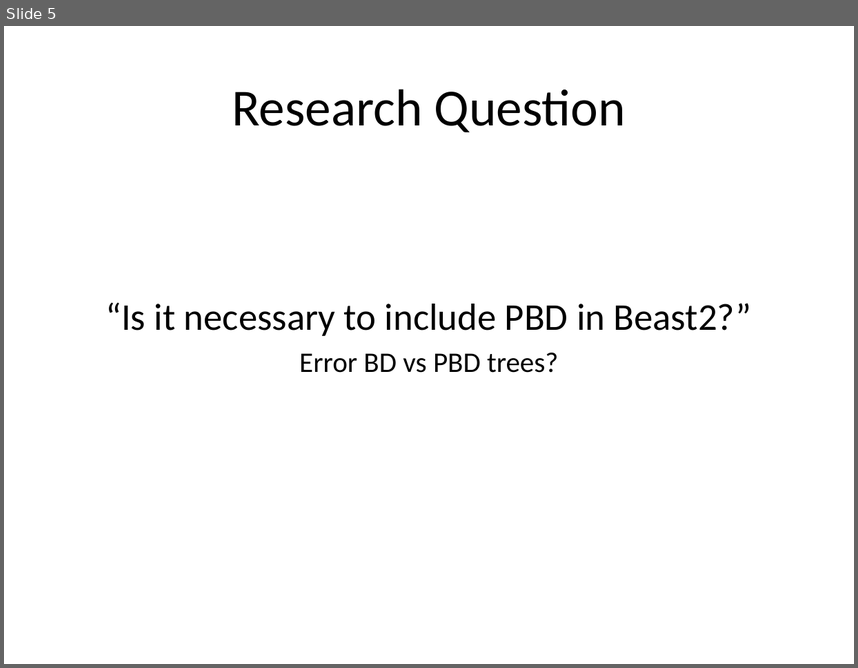
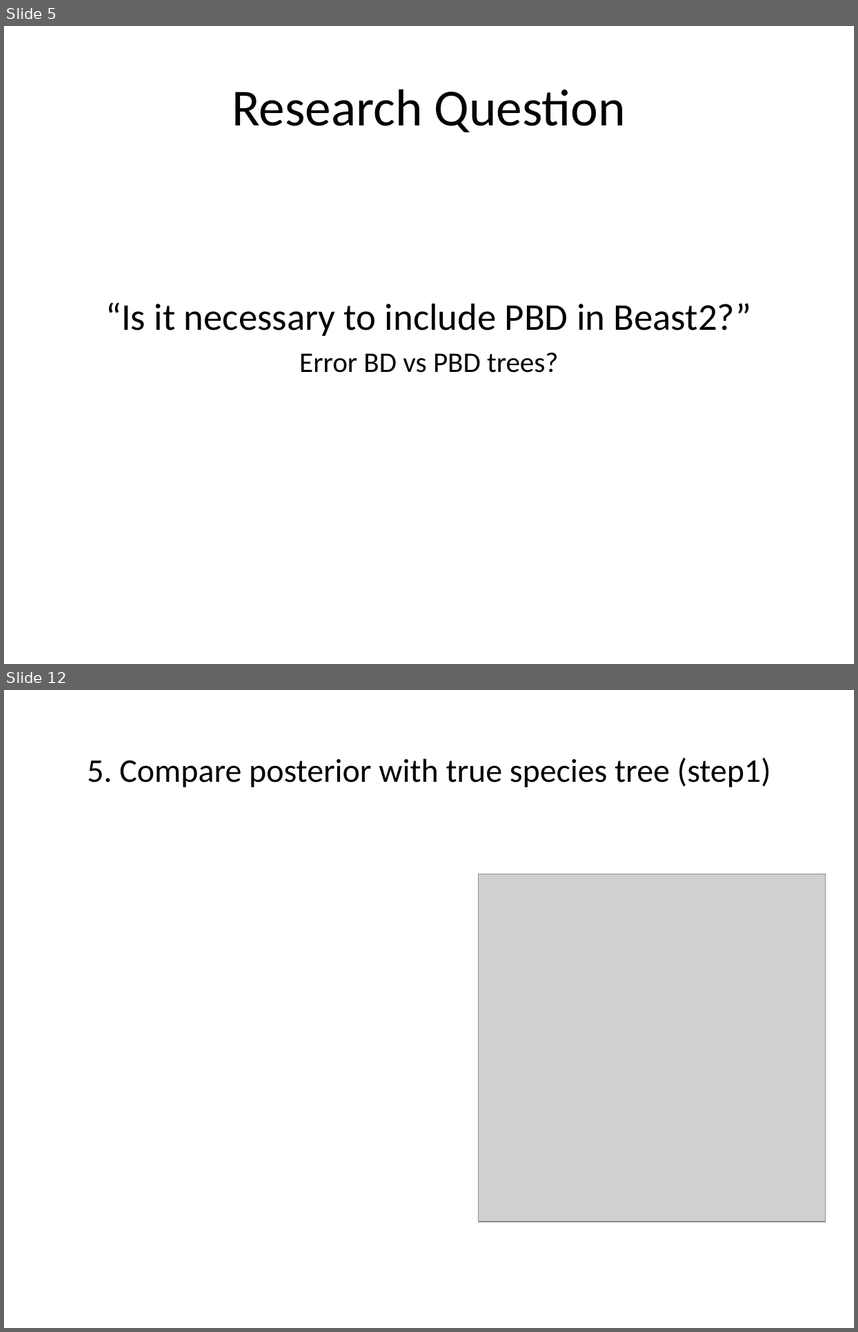
Before and after one commit to richelbilderbeek/Cer2016, a slide deck: doc/Cer2016_Femke Thon & Jolien Gay_V1.0.pptx. Shown one above the other, each under a label of ours: slide 5 before the commit, slides 5 and 12 after it; the slides between them are not shown. The pictures are 858x668 and 858x1332 pixels, drawn with LibreOffice and Linux fonts; fonts in the diff are those of the drawing; grey boxes stand for pictures. Boxes give left, top, right and bottom in pixels: in the first picture for what was removed or moved away, otherwise in the second. Text is boxed around its words. In the diff, an @@ line names an element or a change of style, - is before the commit and + after.

```diff
--- a/doc/Cer2016_Femke Thon & Jolien Gay_V1.0.pptx
+++ b/doc/Cer2016_Femke Thon & Jolien Gay_V1.0.pptx
@@ slide 12 added at bbox=[4, 690, 854, 1328], background #FFFFFF @@
@@ title added at bbox=[87, 758, 771, 787], 28 pt, text #000000 @@
+  5. Compare posterior with true species tree (step1)
@@ picture added at bbox=[478, 874, 825, 1221] @@
```
Also in this commit, not shown: 4 slides changed, 4 other slides added, 1 slide removed, 1 other file.
